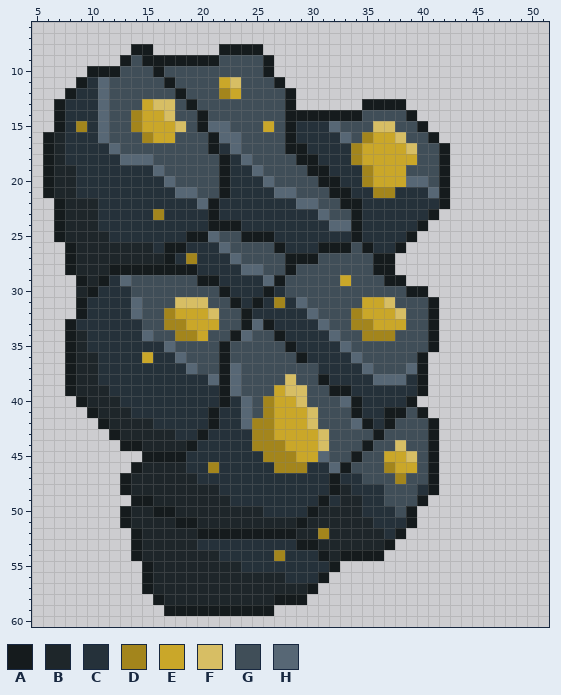
Edited in one commit: pixel-art sprite (img/ore/gold/Minerai_Or_L.png). That is the earlier state.
The file is 192x192 pixels, drawn in blocks of 3x3; one block is one cell here. Colours within 5 levels of each other are drawn and written as one. Shown: x 5..51, y 6..60.
Palette (. is transparent): A #151b1d  B #1e262a  C #25313a  D #a3851c  E #caa729  F #d7be64  G #404e58  H #576775
Pixels before (only the part around the change), first column x 5:
 6 ...............................................
 7 ...............................................
 8 .........AA......AAAA..........................
 9 ........AGAAAAAAAGGGGA.........................
10 .....AAAGGGAGGGGGGGGGA.........................
11 ....ACHGGGGGAGGGGEFGGGA........................
12 ...ACCHGGGGGGAGGGDEGGGGA.......................
13 ..ACCCHGGGEFFGAGGGGGGGGA......AAAA.............
14 ..ACCCHGGDEEFGGAGGGGGGGAAAAAAAGGGGA............
15 ..ACDCHGGDEEEFGAHHGGGEGACCCHGGGFFGGA...........
16 .ABCCCHGGGDEEGGGAHHGGGGACCCCHGDEEFGGA..........
17 .ABCCCCHGGGGGGGGACHGGGGAACCCCDEEEEFGGA.........
18 .ABCCCCCHHHGGGGGGACHGGGGAACCCDEEEEEGGA.........
19 .ABBCCCCCCCHGGGGGACCHGGGGAACCCDEEEGGGA.........
20 .ABBCCCCCCCCHGGGGACCCHGGGGAACCDEEEHHGA.........
21 .ABBCCCCCCCCCHHGGACCCCHHGGGAACCDDCCCHA.........
22 ..ABBBCCCCCCCCCHACCCCCCCHHGGAACCCCCCCA.........
23 ..ABBBCCCCCDCCCCACCCCCCCCCHGGACCCCCCA..........
24 ..ABBBCCCCCCCCCCAAACCCCCCCCHHACCCCCA...........
25 ..ABBBBCCCCCCCAAHGGAAACCCCCCCACCCCA............
26 ...ABBBBBBBCAACCCHGGGGACCCAAAGACCA.............
27 ...ABBBBBBBBACDCCCHGGGGAAAGGGGGAA..............
28 ...ABBBAAAAAAAACCCCHHGGAGGGGGGGAA..............
29 ....ABACHGGGGGGAACCCCHAGGGGGEGGGAA.............
30 ....BACCCGGGGGGGGACCCACGGGGGGGGGGGAA...........
31 ....ACCCCHGGGFFFGGACACDCHGGGGGEEFGGGA..........
32 ....ACCCCHGGDEEEFGGACCCCCHGGGDEEEFGGA..........
33 ...ACCCCCCGGDDEEEGGAHACCCCHGGDDEEEGGA..........
34 ...ABCCCCCHGGDDEGGAHGGACCCCHGGDDDGGGA..........
35 ...ABCCCCCCCHGGGGAGGGGGACCCCHGGGGGGGA..........
36 ...ABBCCCCECCHGGGAGGGGGGACCCCHGGGGGA...........
37 ...ABBCCCCCCCCHGGAHGGGGGGGCCCCHGGGHA...........
38 ...ABBCCCCCCCCCCHAHGGGGFGGACCCCHHHCA...........
39 ...ABBBCCCCCCCCCCAHGGGEFFGGAACCCCCCA...........
40 ....ABBBCCCCCCCCCACHGDEEFGGGHACCCCA............
41 .....ABBBCCCCCCCACCHGDEEEFGGGACCAAGA...........
42 ......ABBBBCCCCCACCHDDEEEFGGGHACAGGGA..........
43 .......ABBBBBCCACCCCDDEEEEFGGGGAGGGGA..........
44 ........AABBBBACCCCCDDDEEEFGGGAGGFGGA..........
45 ..........AAAACCCCCCCDDDEEHGGAGGEEFGA..........
46 .........ABBBBCCDCCCCCDDDCCHAGGGDEEGA..........
47 ........ABBBBBBCCCCCCCCCCCCACCGGGDGGA..........
48 ........ABBBBBBBBCCCCCCCCCCABCCCGGGCA..........
49 .........AABBBBBBBCCCCCCCCACBBCCGGGA...........
50 ........ABBAABBBBBBBBCCCCABBBBCCCGA............
51 ........ABBBBAABBBBBBBBBABBBBBBCCCA............
52 .........ABBBBBAAAAAAAAABBDBBBBBCA.............
53 .........ABBBBBCCCCCCCCCAABBBBBBA..............
54 .........ABBBBBBBCCCCCDCCCABAAAA...............
55 ..........ABBBBBBBBCCCCCCCCA...................
56 ..........ABBBBBBBBBBBBCCCA....................
57 ..........ABBBBBBBBBBBBBBA.....................
58 ...........ABBBBBBBBBBAAA......................
59 ............AAAAAAAAAA.........................
60 ...............................................
The result:
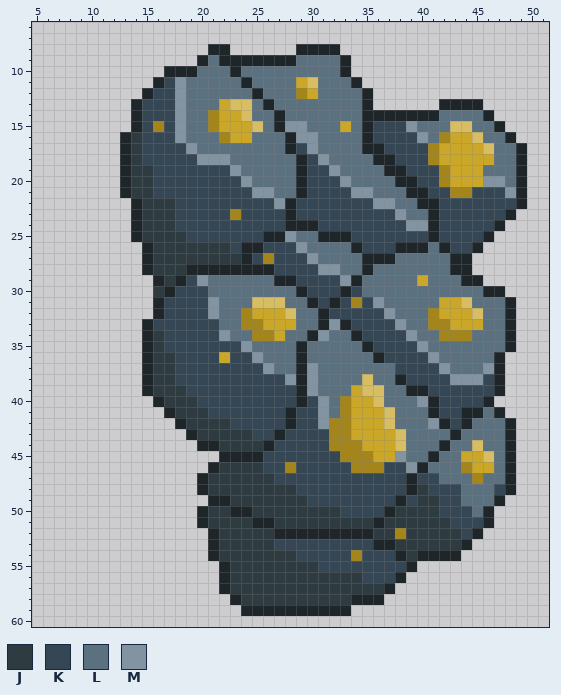
Colours new in this view: J #2e3b40  K #354754  L #5c717f  M #8294a2
From old to new:
Changed rows in their new state; - is an unchanged pixel.
first column x 6:
 8 --------..-----BB...---BBBB-----------------
 9 -------.......BLBBBBBBBLLLLB----------------
10 ----.......BBBLLLBLLLLLLLLLB----------------
11 ---.......BKMLLLLLBLLLLEFLLLB---------------
12 --.......BKKMLLLLLLBLLLDELLLLB--------------
13 -.......BKKKMLLLEFFLBLLLLLLLLB...---BBBB----
14 -.......BKKKMLLDEEFLLBLLLLLLLBBBBBBBLLLLB---
15 -.......BKDKMLLDEEEFLBMMLLLELBKKKMLLLFFLLB--
16 .......BJKKKMLLLDEELLLBMMLLLLBKKKKMLDEEFLLB-
17 .......BJKKKKMLLLLLLLLBKMLLLLBBKKKKDEEEEFLLB
18 .......BJKKKKKMMMLLLLLLBKMLLLLBBKKKDEEEEELLB
19 .......BJJKKKKKKKMLLLLLBKKMLLLLBBKKKDEEELLLB
20 .......BJJKKKKKKKKMLLLLBKKKMLLLLBBKKDEEEMMLB
21 .......BJJKKKKKKKKKMMLLBKKKKMMLLLBBKKDDKKKMB
22 -.......BJJJKKKKKKKKKMBKKKKKKKMMLLBBKKKKKKKB
23 -.......BJJJKKKKKDKKKKBKKKKKKKKKMLLBKKKKKKB-
24 -.......BJJJKKKKKKKKKKBBBKKKKKKKKMMBKKKKKB--
25 -.......BJJJJKKKKKKKBBMLLBBBKKKKKKKBKKKKB---
26 --.......-JJJJJJJKBBKKKMLLLLBKKKBBBLBKKB----
27 --.......-JJJJJJJJBKDKKKMLLLLBBBLLLLLBB-----
28 --.......BJJJBBBBBBBBKKKKMMLLBLLLLLLLBB-----
29 ---.......BJBKMLLLLLLBBKKKKMBLLLLLELLLBB----
30 ---.......JBKKKLLLLLLLLBKKKBKLLLLLLLLLLLBB--
31 ---.......BKKKKMLLLFFFLLBKBKDKMLLLLLEEFLLLB-
32 ---.......BKKKKMLLDEEEFLLBKKKKKMLLLDEEEFLLB-
33 --.......BKKKKKKLLDDEEELLBMBKKKKMLLDDEEELLB-
34 --.......BJKKKKKMLLDDELLBMLLBKKKKMLLDDDLLLB-
35 --.......BJKKKKKKKMLLLLBLLLLLBKKKKMLLLLLLLB-
36 --.......BJJKKKKEKKMLLLBLLLLLLBKKKKMLLLLLB--
37 --.......BJJKKKKKKKKMLLBMLLLLLLLKKKKMLLLMB--
38 --.......BJJKKKKKKKKKKMBMLLLLFLLBKKKKMMMKB--
39 --.......BJJJKKKKKKKKKKBMLLLEFFLLBBKKKKKKB--
40 ---.......BJJJKKKKKKKKKBKMLDEEFLLLMBKKKKB---
41 ----.......BJJJKKKKKKKBKKMLDEEEFLLLBKKBBLB--
42 -----.......BJJJJKKKKKBKKMDDEEEFLLLMBKBLLLB-
43 ------.......BJJJJJKKBKKKKDDEEEEFLLLLBLLLLB-
44 -------.......BBJJJJBKKKKKDDDEEE-LLLBLLFLLB-
45 ---------.......BBBBKKKKKKKDDDE-MLLBLLEEFLB-
46 --------.......BJJJJKK-KKKKKDDDKKMBLLLDEELB-
47 -------.......BJJJJJJKKKKKKKKKKKKBKKLLLDLLB-
48 -------.......-JJJJJJJJKKKKKKKKKKBJKKKLLLKB-
49 --------.......--JJJJJJJKKKKKKKKBKJJKKLLLB--
50 -------.......-JJ--JJJJJJJJKKKKBJJJJKKKLB---
51 -------.......-JJJJ--JJJJJJJJJBJJJJJJKKKB---
52 --------.......BJJJJJBB--B----JJDJJJJJKB----
53 --------.......BJJJJJKKKKKKKKK-BJJJJJJB-----
54 --------.......-JJJJJJJKKKKKDKKKBJBBBB------
55 ---------.......-JJJJJJJJKKKKKKKKB----------
56 ---------.......-JJJJJJJJJJJJKKKB-----------
57 ---------.......-JJJJJJJJJJJJJJB------------
58 ----------.......-JJJJJJJJJJBBB-------------
59 -----------.......BBBBBBBBBB----------------
Boxes around the changes in both pictures, in picture pixels (x1, y1, x2, y2):
changed: (43, 44, 527, 616)
